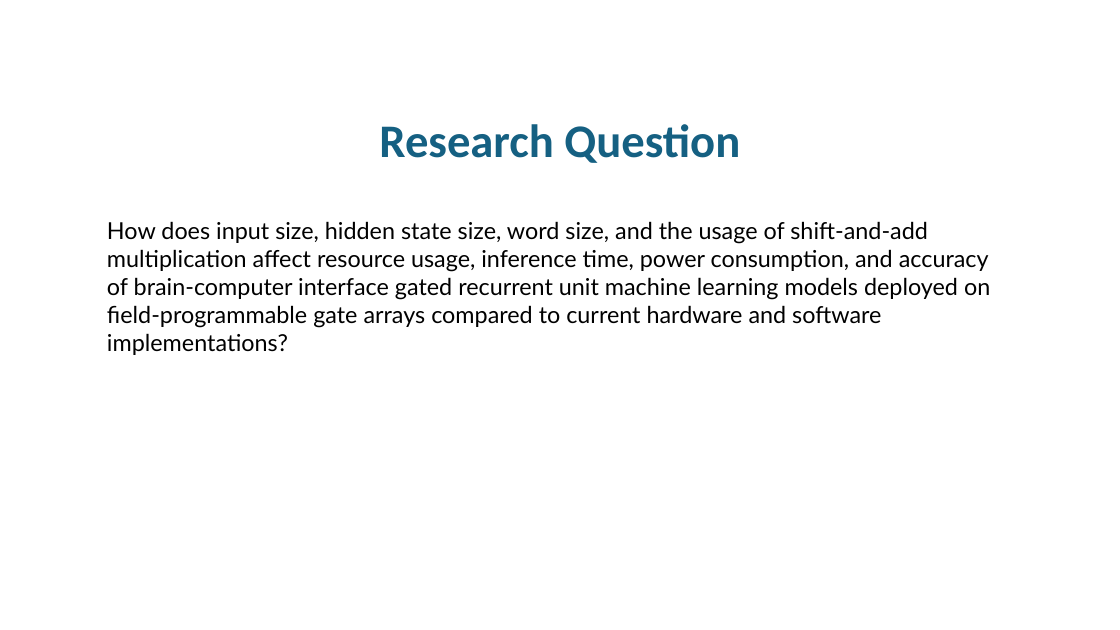
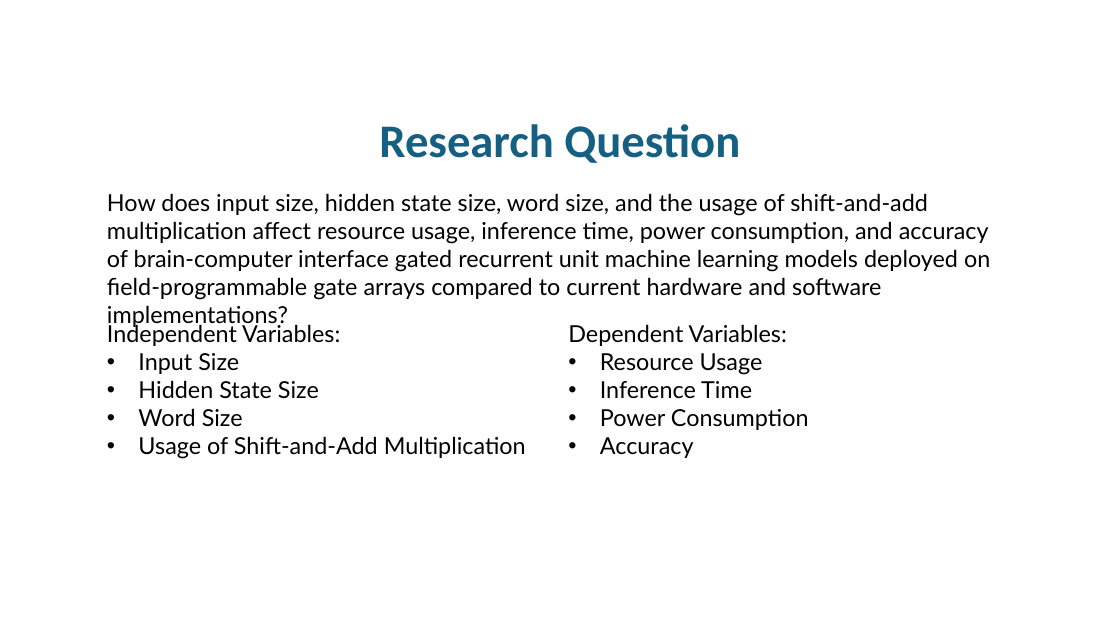
Before and after one commit to thesixtium/gru-hardware-implementation-and-optimization, a slide deck: slide 3 of Thesis Proposal Defence.pptx. Drawn at 1120x630 pixels with LibreOffice and Linux fonts; fonts in the diff are those of the drawing; background and template pictures are left out. Boxes give left, top, right and bottom in pixels: in the first picture for what was removed or moved away, otherwise in the second. Text is boxed around its words. In the diff, an @@ line names an element or a change of style, - is before the commit and + after.

```diff
--- a/Thesis Proposal Defence.pptx
+++ b/Thesis Proposal Defence.pptx
@@ text "How does input size, hidden ...": place and size @@
-text "How does input size, hidden ..." at (107,221,990,355)
+text "How does input size, hidden ..." at (107,193,990,329)
@@ text added at (107,322,526,459), 20 pt, text #000000 @@
+Independent Variables:
+• Input Size
+• Hidden State Size
+• Word Size
+• Usage of Shift-and-Add Multiplication
@@ text added at (568,324,809,458), 20 pt, text #000000 @@
+Dependent Variables:
+• Resource Usage
+• Inference Time
+• Power Consumption
+• Accuracy
```
Also in this commit, not shown: 5 other slides changed, 2 slides added, 2 slides removed, 5 other files.
